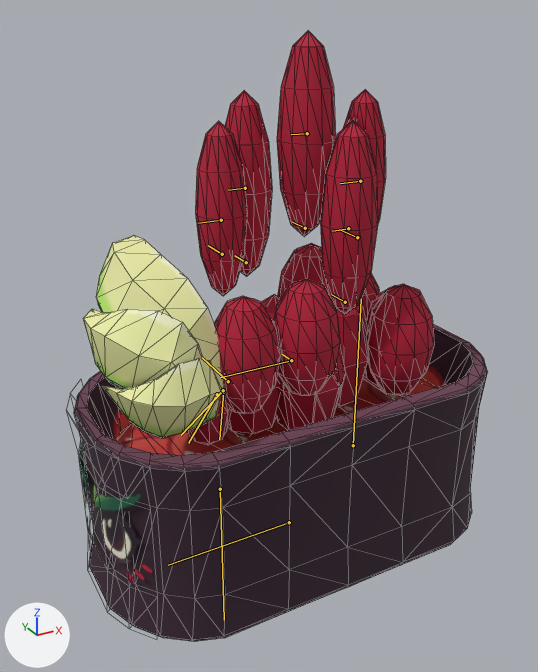
An edit to the FBX model res/Chars/Ikura01/Anim_stand.FBX, drawn before and after from the same camera.
One viewpoint serves both versions: a 50 mm lens placed at (-0.775, -1.304, 1.172), pointed at (-0.054, 0.007, 0.517). The lights are fixed; the arrows at lower left show +X, +Y and +Z. Both versions are drawn at frame 2 of the action 'Take 001'; the numbers are the values there. The bones that bend it are drawn over the model as lines. Mesh edges are drawn as thin lines.

The first picture shows 'Sushi'.
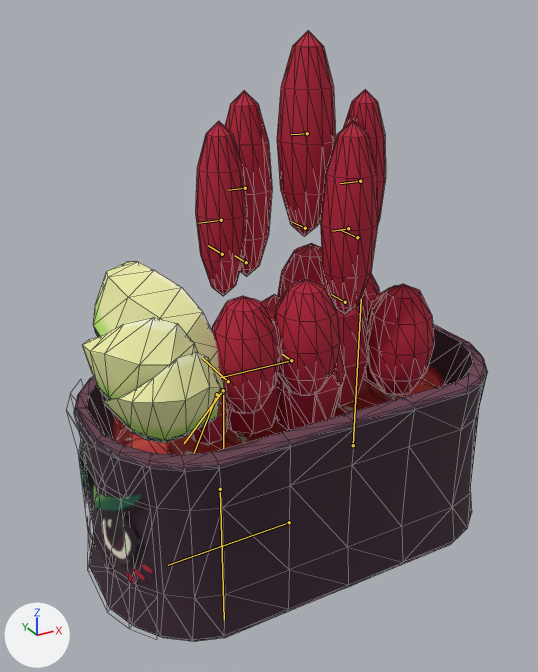
Changed parts and their boxes (x1, y1, x2, y2) in the pictures (538 x 672 px):
'Sushi', posed
    both: (74, 30, 488, 642)
bone 'Bone004', root to tip
    before: (223, 392) to (219, 439)
    after: (223, 392) to (223, 448)
bone 'Bone005', root to tip
    before: (217, 394) to (188, 443)
    after: (217, 394) to (194, 453)
bone 'Bone006', root to tip
    before: (223, 390) to (181, 435)
    after: (223, 390) to (184, 443)

What the commit changed:
Bone 'Bone004' (bone_bone004) turns from (-28, 11, -18) to (-20, 8, -16) degrees about its own x, y and z.
Bone 'Bone004' (bone_bone004) is rescaled from (0.8, 1.08, 0.89) to (0.8, 1.12, 0.84).
Bone 'Bone005' (bone_bone005) turns from (-26, 3, -12) to (-20, 3, -5) degrees about its own x, y and z.
Bone 'Bone005' (bone_bone005) is rescaled from (0.89, 1.06, 0.83) to (0.85, 1.1, 0.82).
Bone 'Bone006' (bone_bone006) turns from (-16, -2, -13) to (-14, 1, -6) degrees about its own x, y and z.
Bone 'Bone006' (bone_bone006) is rescaled from (0.98, 0.98, 0.83) to (0.93, 1.02, 0.84).
